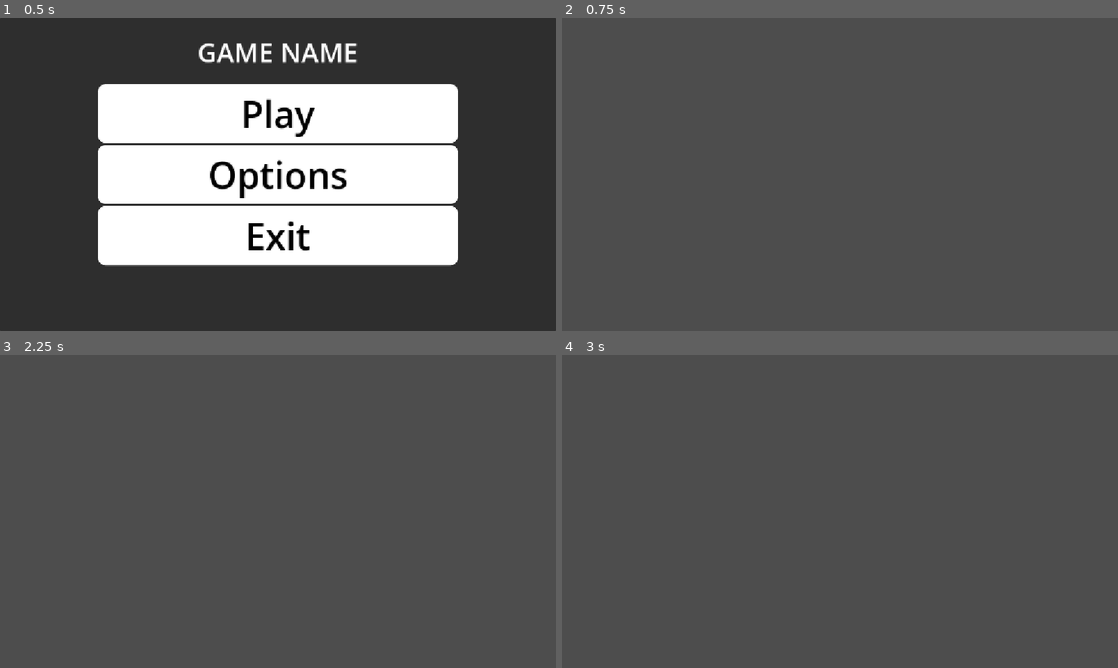
Above: before the commit, frames 1-4 (two rows, left to right).
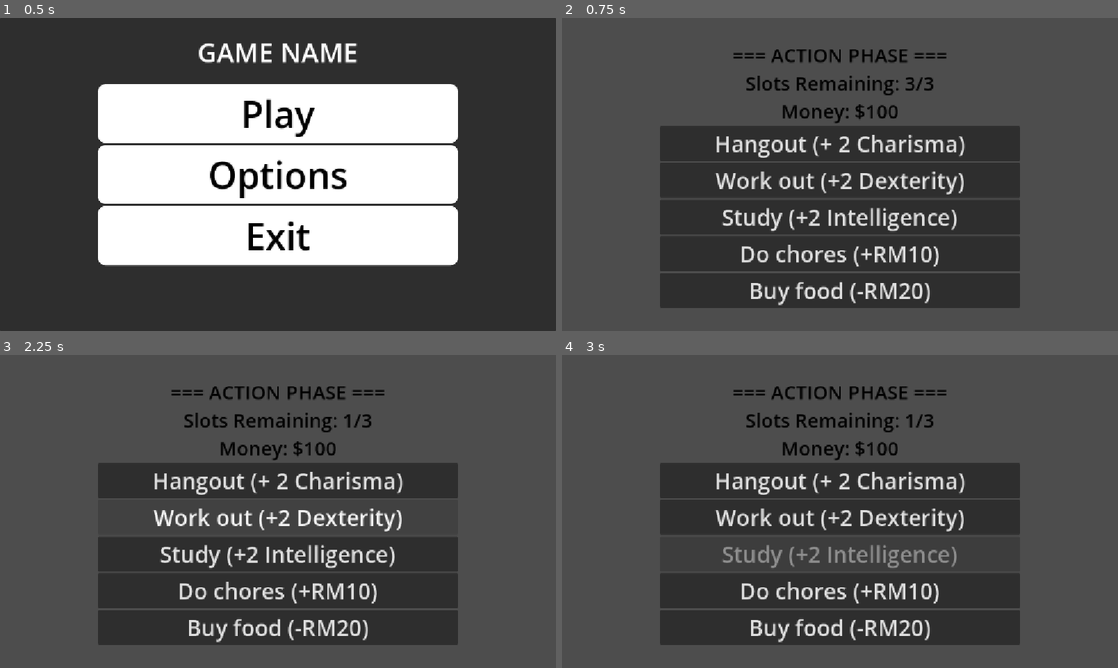
Above: after the commit, the same moments.

Repository: rusycem/MerdekaJam2026
Game: Godot game, scene res://scenes/main_menu.tscn
Same seed, same stepped clock (60 frames per second), same inputs: the game is played once before the commit and once after it. Before the commit the project starts from res://main_menu.tscn.
Inputs (mouse positions are in pixels of both pictures, inside the frame that each line leads up to):
- Up to frame 1 (0.5 s): no input
- Up to frame 2 (0.75 s): click "Play" at 0.5 s
- Up to frame 3 (2.25 s): click (278, 480) at 1.25 s, where only the run after the commit has a clickable "Hangout (+ 2 Charisma)"; click (278, 517) at 2 s, where only the run after the commit has a clickable "Work out (+2 Dexterity)"
- Up to frame 4 (3 s): click (840, 555) at 2.75 s, where only the run after the commit has a clickable "Study (+2 Intelligence)"

Frame 1 is identical in both runs. In frame 2, 36% of the frame differs, in the area x 17-83%, y 10-93%; in frame 3, 30%; in frame 4, 30%.

Commit message:
Rough action phase prototype complete

Diff:
--- /dev/null
+++ b/scenes/action_phase.tscn
@@ -0,0 +1,68 @@
+[gd_scene format=3 uid="uid://bfnms8fd66u5s"]
+
+[ext_resource type="Script" uid="uid://djq13rjvogf46" path="res://scripts/action_manager.gd" id="1_101rp"]
+
+[node name="ActionPhase" type="Control" unique_id=1943893755]
+layout_mode = 3
+anchors_preset = 15
+anchor_right = 1.0
+anchor_bottom = 1.0
+grow_horizontal = 2
+grow_vertical = 2
+script = ExtResource("1_101rp")
+
+[node name="VBoxContainer" type="VBoxContainer" parent="." unique_id=2080467541]
+layout_mode = 1
+anchors_preset = 8
+anchor_left = 0.5
+anchor_top = 0.5
+anchor_right = 0.5
+anchor_bottom = 0.5
+offset_left = -373.0
+offset_top = -187.5
+offset_right = 373.0
+offset_bottom = 187.5
+grow_horizontal = 2
+grow_vertical = 2
+
+[node name="TitleLabel" type="Label" parent="VBoxContainer" unique_id=1136450327]
+layout_mode = 2
+theme_override_colors/font_color = Color(0, 0, 0, 1)
+theme_override_font_sizes/font_size = 40
+horizontal_alignment = 1
+
+[node name="HangOutButton" type="Button" parent="VBoxContainer" unique_id=687639882]
+layout_mode = 2
+size_flags_vertical = 3
+theme_override_font_sizes/font_size = 46
+text = "Hangout (+ 2 Charisma)"
+
+[node name="WorkOutButton" type="Button" parent="VBoxContainer" unique_id=1501922360]
+layout_mode = 2
+size_flags_vertical = 3
+theme_override_font_sizes/font_size = 46
+text = "Work out (+2 Dexterity)"
+
+[node name="StudyButton" type="Button" parent="VBoxContainer" unique_id=1270783448]
+layout_mode = 2
+size_flags_vertical = 3
+theme_override_font_sizes/font_size = 46
+text = "Study (+2 Intelligence)"
+
+[node name="ChoresButton" type="Button" parent="VBoxContainer" unique_id=873745215]
+layout_mode = 2
+size_flags_vertical = 3
+theme_override_font_sizes/font_size = 46
+text = "Do chores (+RM10)"
+
+[node name="BuyFoodButton" type="Button" parent="VBoxContainer" unique_id=672383138]
+layout_mode = 2
+size_flags_vertical = 3
+theme_override_font_sizes/font_size = 46
+text = "Buy food (-RM20)"
+
+[node name="AdvanceButton" type="Button" parent="VBoxContainer" unique_id=1276085721]
+layout_mode = 2
+size_flags_vertical = 3
+theme_override_font_sizes/font_size = 46
+text = "Advance chapter"
--- a/main_menu.tscn
+++ b/scenes/main_menu.tscn
@@ -1,6 +1,6 @@
 [gd_scene format=3 uid="uid://cys0d7gh30qw0"]
 
-[ext_resource type="Script" uid="uid://ci08qt5yg3l0o" path="res://main_menu.gd" id="1_06t4h"]
+[ext_resource type="Script" uid="uid://ci08qt5yg3l0o" path="res://scripts/main_menu.gd" id="1_06t4h"]
 
 [sub_resource type="StyleBoxFlat" id="StyleBoxFlat_rhts7"]
 bg_color = Color(1, 1, 1, 1)
--- /dev/null
+++ b/scripts/action_manager.gd
@@ -0,0 +1,99 @@
+extends Control
+
+# --- DEDICATED UI NODES (UPDATED PATHS) ---
+@onready var title_label: Label = $VBoxContainer/TitleLabel
+@onready var hang_out_btn: Button = $VBoxContainer/HangOutButton
+@onready var work_out_btn: Button = $VBoxContainer/WorkOutButton
+@onready var study_btn: Button = $VBoxContainer/StudyButton
+@onready var chores_btn: Button = $VBoxContainer/ChoresButton
+@onready var buy_food_btn: Button = $VBoxContainer/BuyFoodButton
+@onready var advance_btn: Button = $VBoxContainer/AdvanceButton
+
+# --- ACTION PHASE STATE ---
+var max_slots: int = 3
+var current_slots: int = 3
+var money: int = 100
+
+var stats = {
+	"charisma": 0,
+	"dexterity": 0,
+	"intelligence": 0
+}
+
+var physical_buff: bool = false
+
+func _ready() -> void:
+	hang_out_btn.pressed.connect(_on_hang_out_pressed)
+	work_out_btn.pressed.connect(_on_work_out_pressed)
+	study_btn.pressed.connect(_on_study_pressed)
+	chores_btn.pressed.connect(_on_chores_pressed)
+	buy_food_btn.pressed.connect(_on_buy_food_pressed)
+	advance_btn.pressed.connect(_on_advance_pressed)
+
+	update_ui_state()
+
+func update_ui_state() -> void:
+	title_label.text = "=== ACTION PHASE ===\nSlots Remaining: " + str(current_slots) + "/" + str(max_slots) + "\nMoney: $" + str(money)
+
+	var has_slots: bool = current_slots > 0
+
+	hang_out_btn.disabled = not has_slots
+	work_out_btn.disabled = not has_slots
+	study_btn.disabled = not has_slots
+	chores_btn.disabled = not has_slots
+
+	advance_btn.visible = not has_slots
+
+func _on_hang_out_pressed() -> void:
+	if not _use_slot(): return
+	stats["charisma"] += 2
+	print("Hung out! Charisma +2 (Total: ", stats["charisma"], ")")
+	update_ui_state()
+
+func _on_work_out_pressed() -> void:
+	if not _use_slot(): return
+	stats["dexterity"] += 2
+	physical_buff = true
+	print("Worked out! Dexterity +2 (Total: ", stats["dexterity"], ") | Physical checks buffed.")
+	update_ui_state()
+
+func _on_study_pressed() -> void:
+	if not _use_slot(): return
+	stats["intelligence"] += 2
+	print("Studied! Intelligence +2 (Total: ", stats["intelligence"], ")")
+	_start_practice_minigame()
+
+func _on_chores_pressed() -> void:
+	if not _use_slot(): return
+	money += 10
+	print("Chores done! Earned +RM10. Total money: RM", money)
+	update_ui_state()
+
+func _on_buy_food_pressed() -> void:
+	if money >= 20:
+		money -= 20
+		print("Bought food! Remaining money: $", money, " (0 Slots used).")
+	else:
+		print("Not enough money!")
+	update_ui_state()
+
+func _on_advance_pressed() -> void:
+	current_slots = max_slots
+	physical_buff = false
+	print("--- ADVANCING CHAPTER --- Slots reset to 3.")
+	update_ui_state()
+
+func _start_practice_minigame() -> void:
+	print("30-Second Practice Started!")
+	study_btn.disabled = true
+
+	var timer = get_tree().create_timer(30.0)
+	timer.timeout.connect(func():
+		print("Practice finished!")
+		update_ui_state()
+	)
+
+func _use_slot() -> bool:
+	if current_slots <= 0: return false
+	current_slots -= 1
+	return true
--- a/main_menu.gd
+++ b/scripts/main_menu.gd
@@ -11,7 +11,7 @@
 	pass
 
 func _on_start_pressed() -> void:
-	get_tree().change_scene_to_file("res://scenes/level_1.tscn")
+	get_tree().change_scene_to_file("res://scenes/action_phase.tscn")
 
 
 func _on_settings_pressed() -> void:
Not shown, added: scripts/action_manager.gd.uid
Renamed: main_menu.gd.uid -> scripts/main_menu.gd.uid
